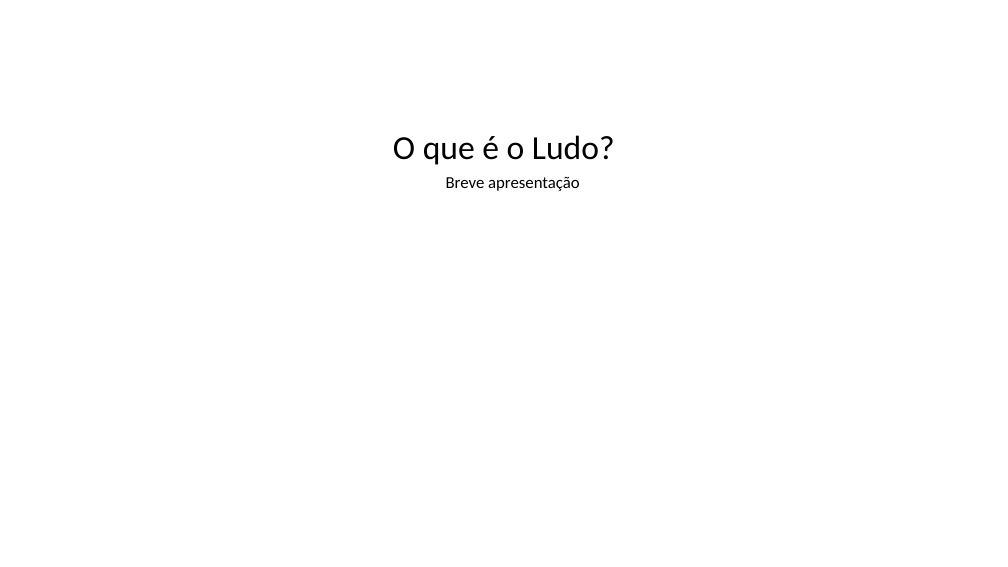
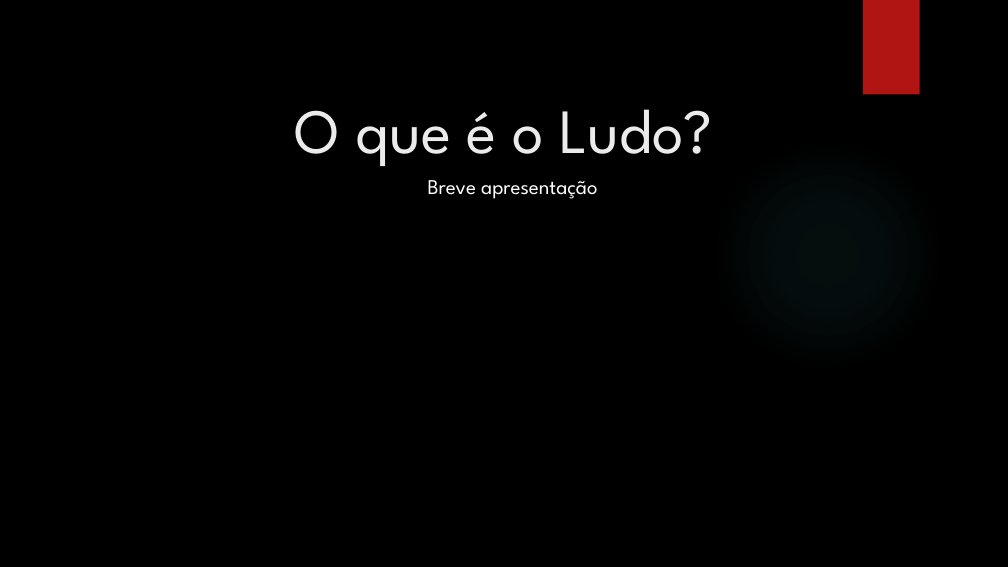
Before and after one commit to Arihz/ldp_ludo, a slide deck: slide 3 of ldp_ludo.pptx. Drawn at 1008x567 pixels with LibreOffice and Linux fonts; fonts in the diff are those of the drawing; background and template pictures are left out. Boxes give left, top, right and bottom in pixels: in the first picture for what was removed or moved away, otherwise in the second. Text is boxed around its words. In the diff, an @@ line names an element or a change of style, - is before the commit and + after.

```diff
--- a/ldp_ludo.pptx
+++ b/ldp_ludo.pptx
@@ background #FFFFFF to picture (left out) @@
@@ rectangle added at [863,0,920,95], fill #B01513 @@
@@ title "O que é o Ludo?" at [295,109,713,166]: size 32 to 60 pt, font Calibri to League Spartan, text colour #000000 to #EBEBEB; line spacing 0.9 to 1 @@
@@ ellipse added at [712,138,944,371], fill gradient #50B9C1 @@
@@ text "Breve apresentação" at [428,180,597,199]: size 16 to 20 pt, font Calibri to League Spartan, text colour #000000 to #FFFFFF; line spacing 0.9 to 1 @@
```
Also in this commit, not shown: 2 other slides changed, 2 slides added, 1 slide removed.
